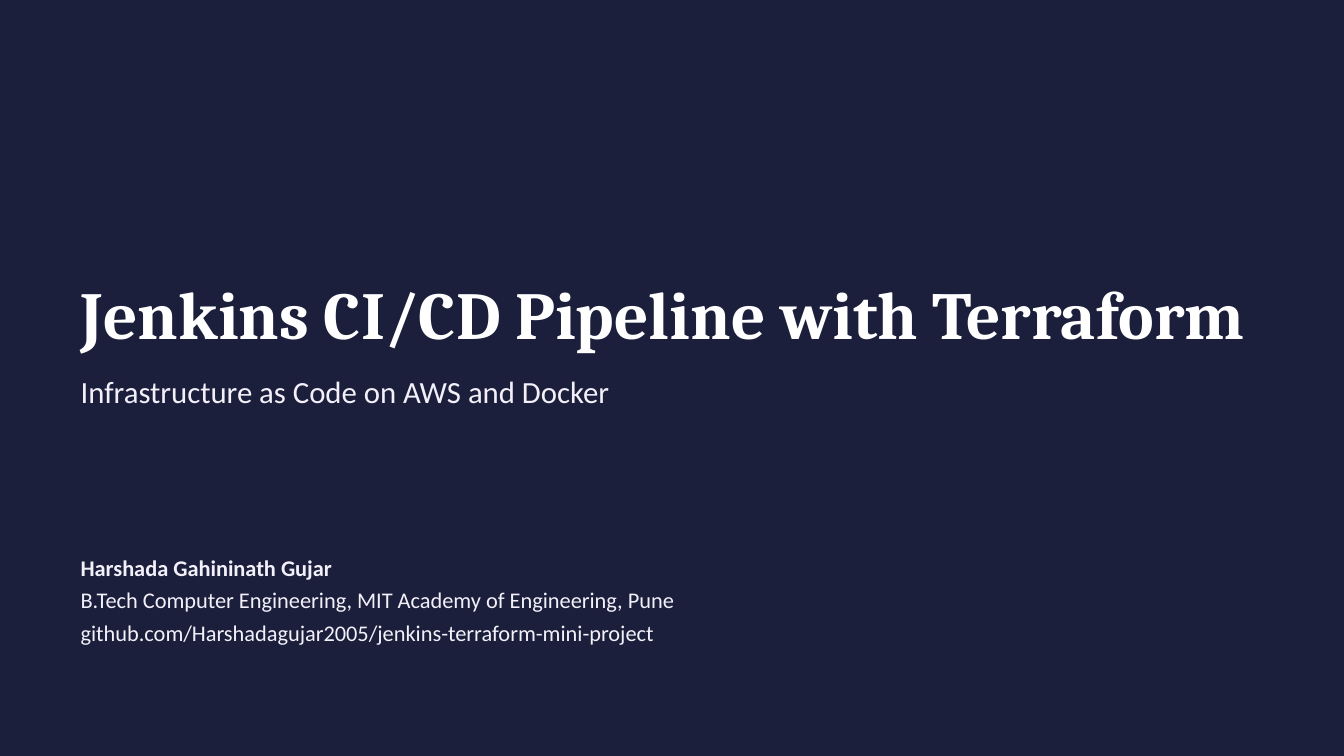
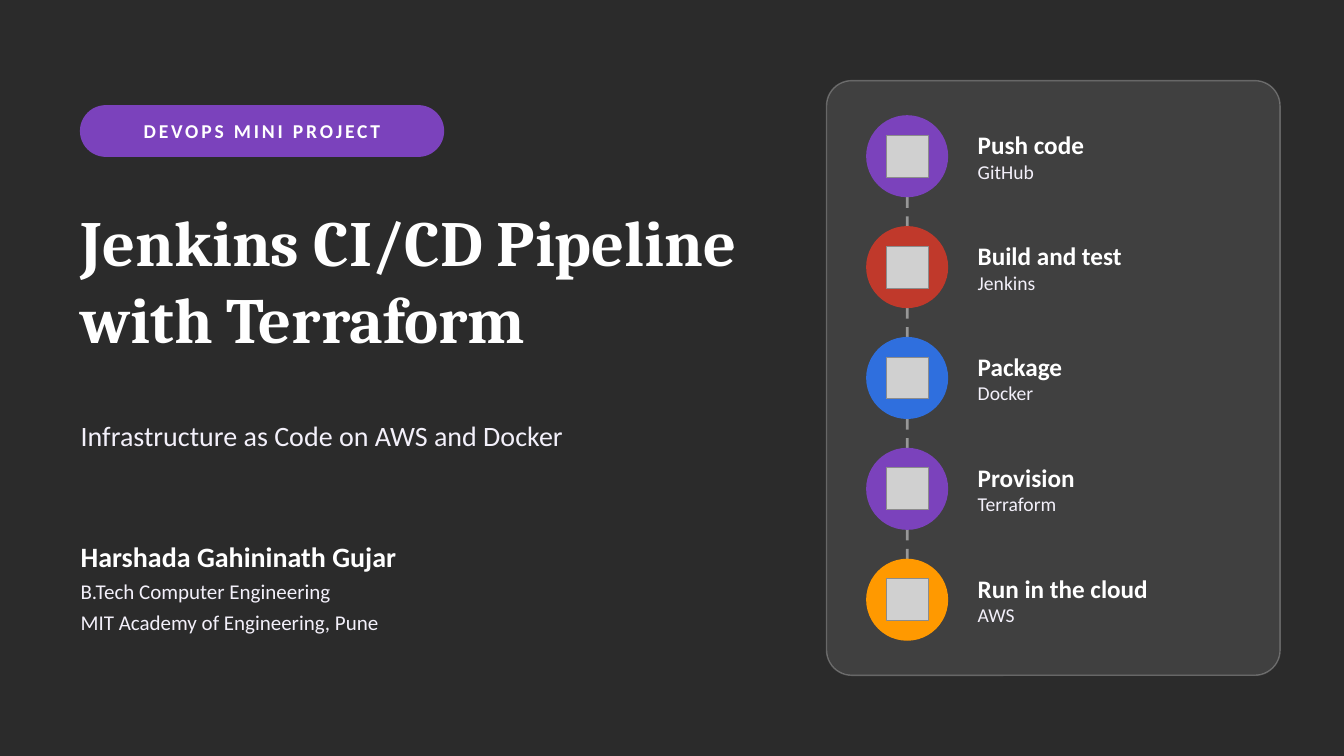
Before and after one commit to Harshadagujar2005/jenkins-terraform-mini-project, a slide deck: slide 1 of docs/CICD_Terraform_Presentation.pptx. Drawn at 1344x756 pixels with LibreOffice and Linux fonts; fonts in the diff are those of the drawing; grey boxes stand for pictures; background and template pictures are left out; a plain dark background stands for a picture behind light text. Boxes give left, top, right and bottom in pixels: in the first picture for what was removed or moved away, otherwise in the second. Text is boxed around its words. In the diff, an @@ line names an element or a change of style, - is before the commit and + after.

```diff
--- a/docs/CICD_Terraform_Presentation.pptx
+++ b/docs/CICD_Terraform_Presentation.pptx
@@ background #1B1F3B to picture (left out) @@
@@ rounded rectangle added at box(827, 81, 1280, 676), fill #FFFFFF at 10% opacity, outline #FFFFFF 1 pt @@
@@ rounded rectangle added at box(81, 106, 444, 156), fill #7B42BC, outline #7B42BC 1 pt @@
@@ ellipse added at box(867, 116, 948, 197), fill #7B42BC, outline #7B42BC 1 pt @@
@@ text added at box(144, 125, 380, 138), 14 pt, text #FFFFFF, bold @@
+DEVOPS MINI PROJECT
@@ picture added at box(886, 135, 929, 177) @@
@@ text added at box(978, 136, 1084, 179), 18 pt, text #FFFFFF, bold @@
+Push code
+GitHub
@@ title "Jenkins CI/CD Pipeline" at box(81, 221, 737, 344): vertical alignment bottom to top @@
@@ line added from (907, 197) to (907, 227), #FFFFFF 2 pt dashed @@
@@ title at box(81, 221, 737, 344): text changed; size 48 to 46 pt @@
-Jenkins CI/CD Pipeline with Terraform
+Jenkins CI/CD Pipeline
+with Terraform
@@ ellipse added at box(867, 227, 948, 308), fill #C0392B, outline #C0392B 1 pt @@
@@ picture added at box(886, 246, 929, 288) @@
@@ text added at box(978, 247, 1122, 290), 18 pt, text #FFFFFF, bold @@
+Build and test
+Jenkins
@@ line added from (907, 308) to (907, 338), #FFFFFF 2 pt dashed @@
@@ ellipse added at box(867, 338, 948, 418), fill #2F6FDE, outline #2F6FDE 1 pt @@
@@ picture added at box(886, 357, 929, 399) @@
@@ text added at box(978, 358, 1062, 400), 18 pt, text #FFFFFF, bold @@
+Package
+Docker
@@ text "Infrastructure as Code on AWS ...": place and size @@
-text "Infrastructure as Code on AWS ..." at box(81, 381, 609, 404)
+text "Infrastructure as Code on AWS ..." at box(81, 426, 562, 446)
@@ text "Infrastructure as Code on AWS ..." at box(81, 426, 562, 446): size 22 to 20 pt @@
@@ line added from (907, 418) to (907, 449), #FFFFFF 2 pt dashed @@
@@ ellipse added at box(867, 449, 948, 529), fill #7B42BC, outline #7B42BC 1 pt @@
@@ picture added at box(886, 468, 929, 510) @@
@@ text added at box(978, 469, 1075, 511), 18 pt, text #FFFFFF, bold @@
+Provision
+Terraform
@@ text "Harshada Gahininath Gujar" at box(81, 547, 396, 634): vertical alignment middle to top @@
@@ line added from (907, 529) to (907, 560), #FFFFFF 2 pt dashed @@
@@ text at box(81, 547, 396, 572): size 16 to 20 pt, text colour #F3F0FA to #FFFFFF in "Harshada Gahininath Gujar" @@
@@ ellipse added at box(867, 560, 948, 640), fill #FF9900, outline #FF9900 1 pt @@
@@ text at box(81, 584, 378, 634): text changed; size 16 to 15 pt @@
-B.Tech Computer Engineering, MIT Academy of Engineering, Pune
-github.com/Harshadagujar2005/jenkins-terraform-mini-project
+B.Tech Computer Engineering
+MIT Academy of Engineering, Pune
@@ picture added at box(886, 579, 929, 621) @@
@@ text added at box(978, 580, 1147, 622), 18 pt, text #FFFFFF, bold @@
+Run in the cloud
+AWS
```
